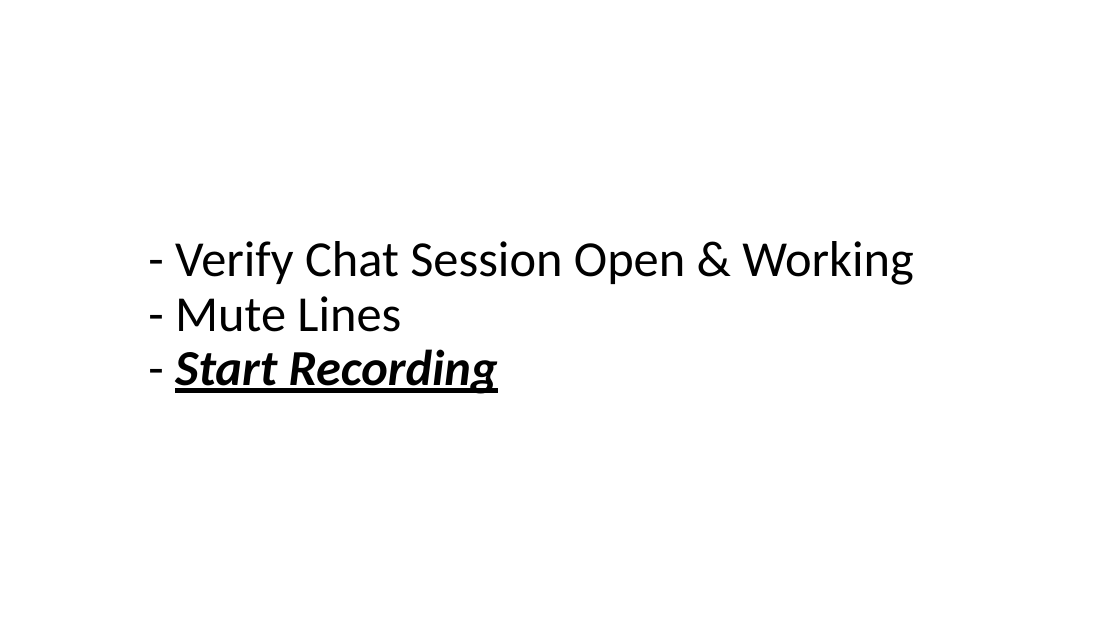
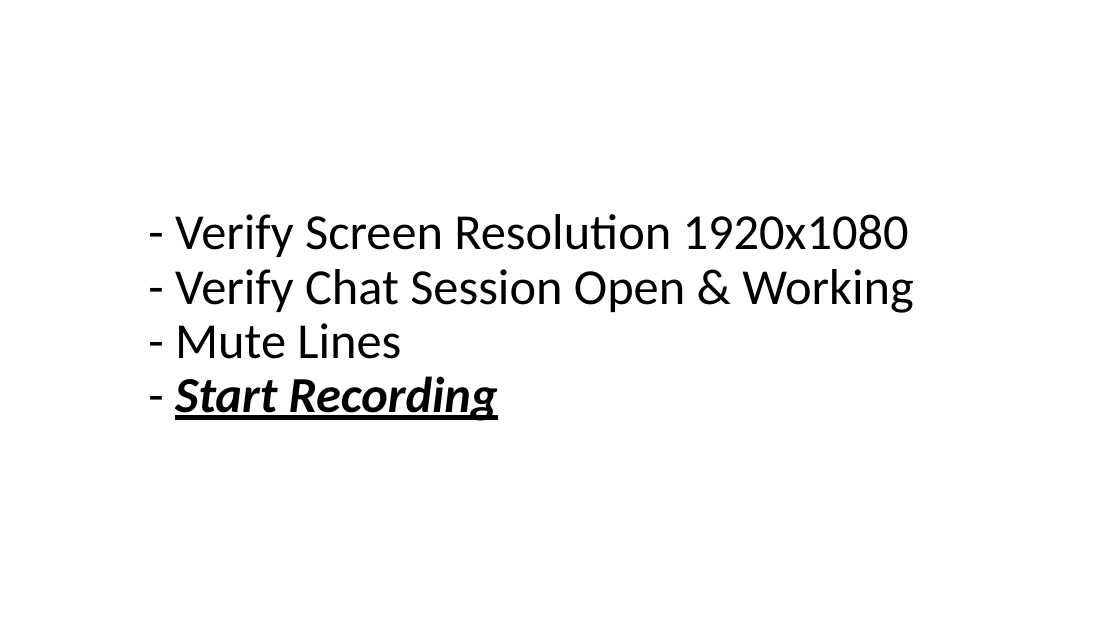
Before and after one commit to jamesbaptiste1/cpsc-24500-2019-01-spring-lt1, a slide deck: slide 2 of lecture-presentations/2019-01-23.pptx. Drawn at 1120x630 pixels with LibreOffice and Linux fonts; fonts in the diff are those of the drawing. Boxes give left, top, right and bottom in pixels: in the first picture for what was removed or moved away, otherwise in the second. Text is boxed around its words. In the diff, an @@ line names an element or a change of style, - is before the commit and + after.

Commit message:
Update document.

```diff
--- a/lecture-presentations/2019-01-23.pptx
+++ b/lecture-presentations/2019-01-23.pptx
@@ title at [175, 214, 913, 421]: text changed @@
-- Verify Chat Session Open & Working
-- Mute Lines
-- Start Recording
+- Verify Screen Resolution 1920x1080
+- Verify Chat Session Open & Working
+- Mute Lines
+- Start Recording
```
